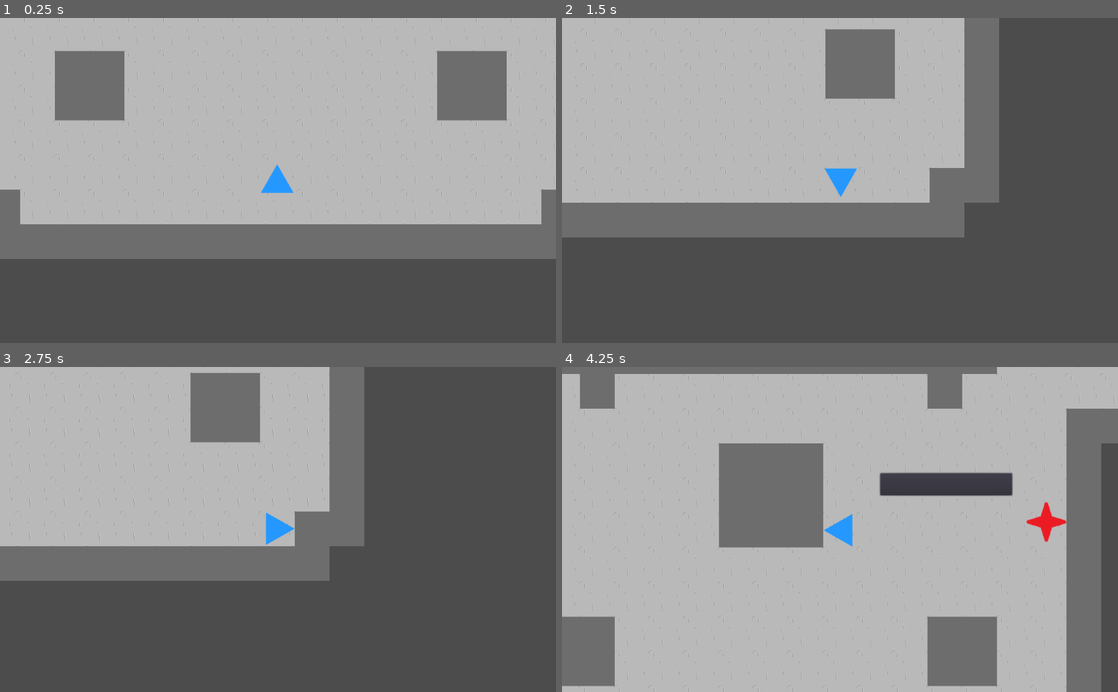
Above: before the commit, frames 1-4 (two rows, left to right).
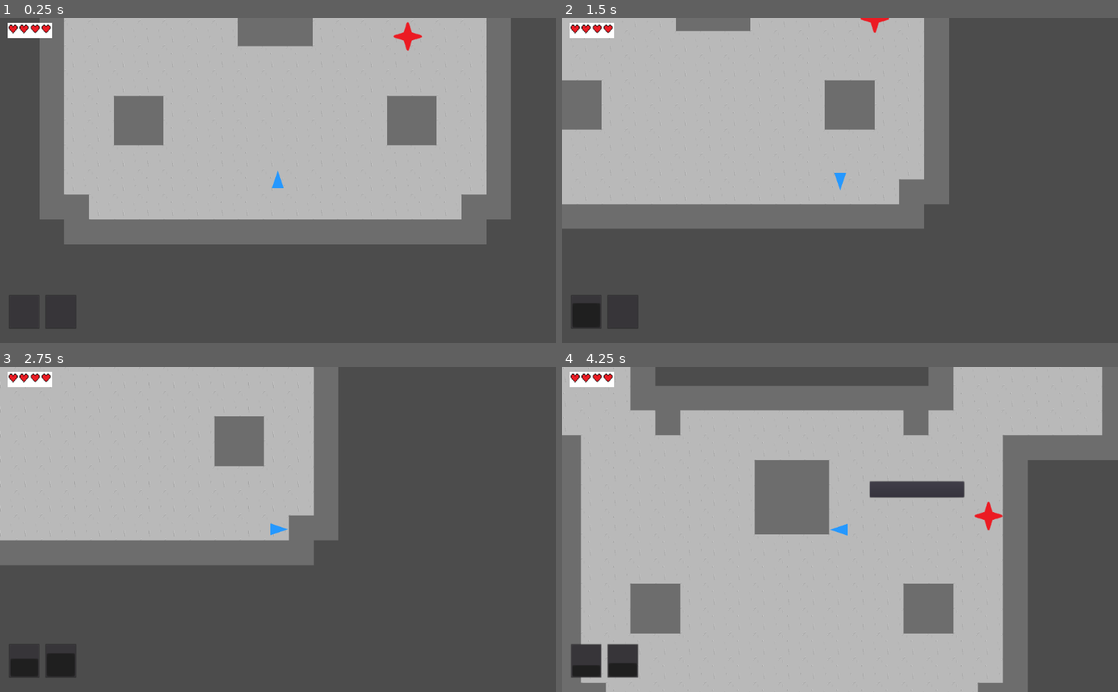
Above: after the commit, the same moments.

Repository: steagray/FA22-Senior-Design
Game: Godot game, scene res://Scenes/Enemy Test Scene.tscn
Same seed, same stepped clock (60 frames per second), same inputs: the game is played once before the commit and once after it.
Inputs:
- Up to frame 1 (0.25 s): no input
- Up to frame 2 (1.5 s): hold Right (ui_right) 0.53-1.28 s; hold Z (spell_one) 0.53-1.28 s; hold Down (ui_down) from 1.28 s (still down); tap X (spell_two) at 1.35 s
- Up to frame 3 (2.75 s): tap Enter at 2 s; release Down (ui_down) at 2.03 s; hold Right (ui_right) from 2.03 s (still down); hold Z (spell_one) from 2.03 s (still down)
- Up to frame 4 (4.25 s): tap Space at 2.75 s; release Right (ui_right) at 2.78 s; release Z (spell_one) at 2.78 s; hold Up (ui_up) 2.78-3.53 s; tap X (spell_two) at 2.85 s; hold Left (ui_left) from 3.53 s (still down); hold Z (spell_one) from 3.53 s (still down)

The runs differ from the first frame. In frame 1, 30% of the frame differs, in the area x 0-100%, y 0-96%; in frame 2, 16%; in frame 3, 12%; in frame 4, 38%, in the area x 0-100%, y 0-100%.

Commit message:
enemy testing progress

Diff:
--- a/Scenes/Enemy Test Scene.tscn
+++ b/Scenes/Enemy Test Scene.tscn
@@ -1,8 +1,7 @@
-[gd_scene load_steps=6 format=2]
+[gd_scene load_steps=5 format=2]
 
-[ext_resource path="res://Assets/player.png" type="Texture" id=1]
+[ext_resource path="res://Scenes/Player.tscn" type="PackedScene" id=1]
 [ext_resource path="res://dungeon_floor_and_wall.tres" type="TileSet" id=2]
-[ext_resource path="res://Scripts/Player.gd" type="Script" id=3]
 [ext_resource path="res://Scripts/tanky_melee_enemy.gd" type="Script" id=4]
 [ext_resource path="res://Assets/melee_tank.png" type="Texture" id=5]
 
@@ -12,21 +11,6 @@
 tile_set = ExtResource( 2 )
 format = 1
 tile_data = PoolIntArray( 0, 1, 0, 1, 1, 0, 2, 1, 0, 3, 1, 0, 4, 1, 0, 5, 1, 0, 6, 1, 0, 7, 1, 0, 19, 1, 0, 20, 1, 0, 2 …(4540 unchanged characters)…
-
-[node name="Player" type="KinematicBody2D" parent="."]
-position = Vector2( 859, 943 )
-scale = Vector2( 0.989901, 1 )
-script = ExtResource( 3 )
-
-[node name="Sprite" type="Sprite" parent="Player"]
-scale = Vector2( 0.5, 0.5 )
-texture = ExtResource( 1 )
-
-[node name="PlayerCam" type="Camera2D" parent="Player"]
-current = true
-
-[node name="CollisionPolygon2D" type="CollisionPolygon2D" parent="Player"]
-polygon = PoolVector2Array( -31.3162, 23, -1.01019, -31, 29.2959, 23 )
 
 [node name="Melee Tank 1" type="KinematicBody2D" parent="."]
 position = Vector2( 859, 943 )
@@ -57,6 +41,8 @@
 margin_right = 1308.0
 margin_bottom = 480.0
 
-[connection signal="body_entered" from="Melee Tank 1/Area2D" to="Player" method="_on_Area2D_body_entered"]
+[node name="KinematicPlayer2D" parent="." instance=ExtResource( 1 )]
+position = Vector2( 871, 923 )
+
 [connection signal="timeout" from="Melee Tank 1/BehaviorTimer" to="Melee Tank 1" method="_on_BehaviorTimer_timeout"]
 [connection signal="pressed" from="Button" to="Melee Tank 1" method="_on_Button_pressed"]
--- a/Scripts/Player.gd
+++ b/Scripts/Player.gd
@@ -78,5 +78,5 @@
 
 
 func _on_Area2D_body_entered(body):
-	#if not damageCooldown > 0:
+	if body.get_instance_id() == $KinematicPlayer2D.get_instance_id():
 		takedmg()
